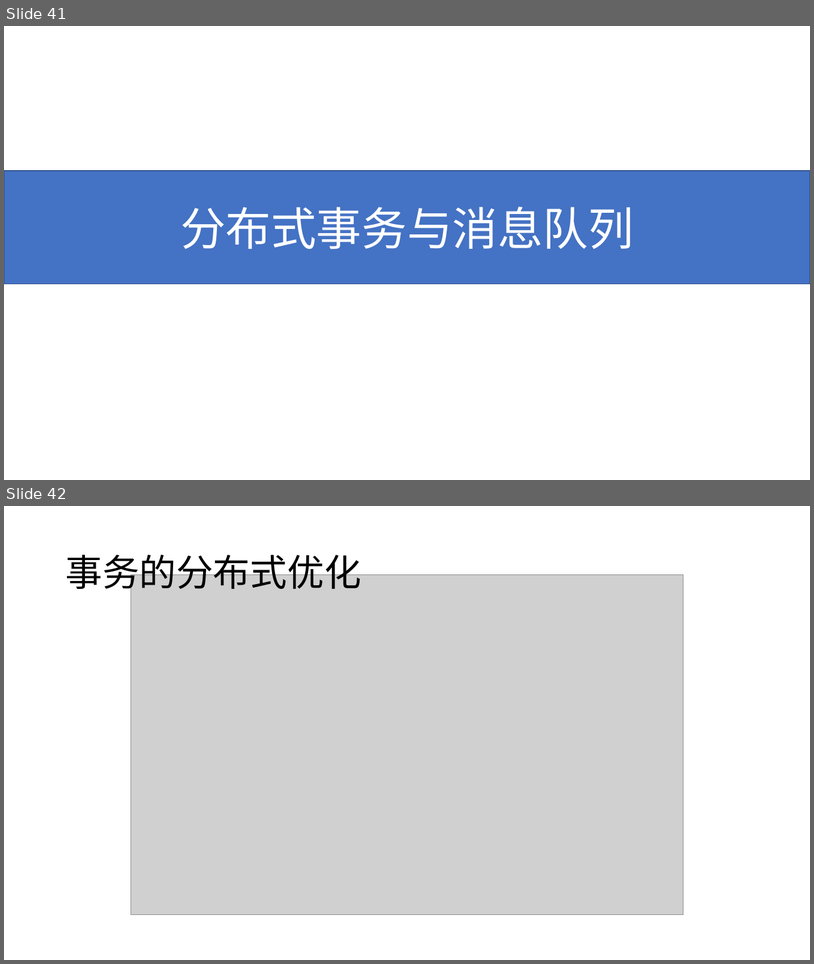
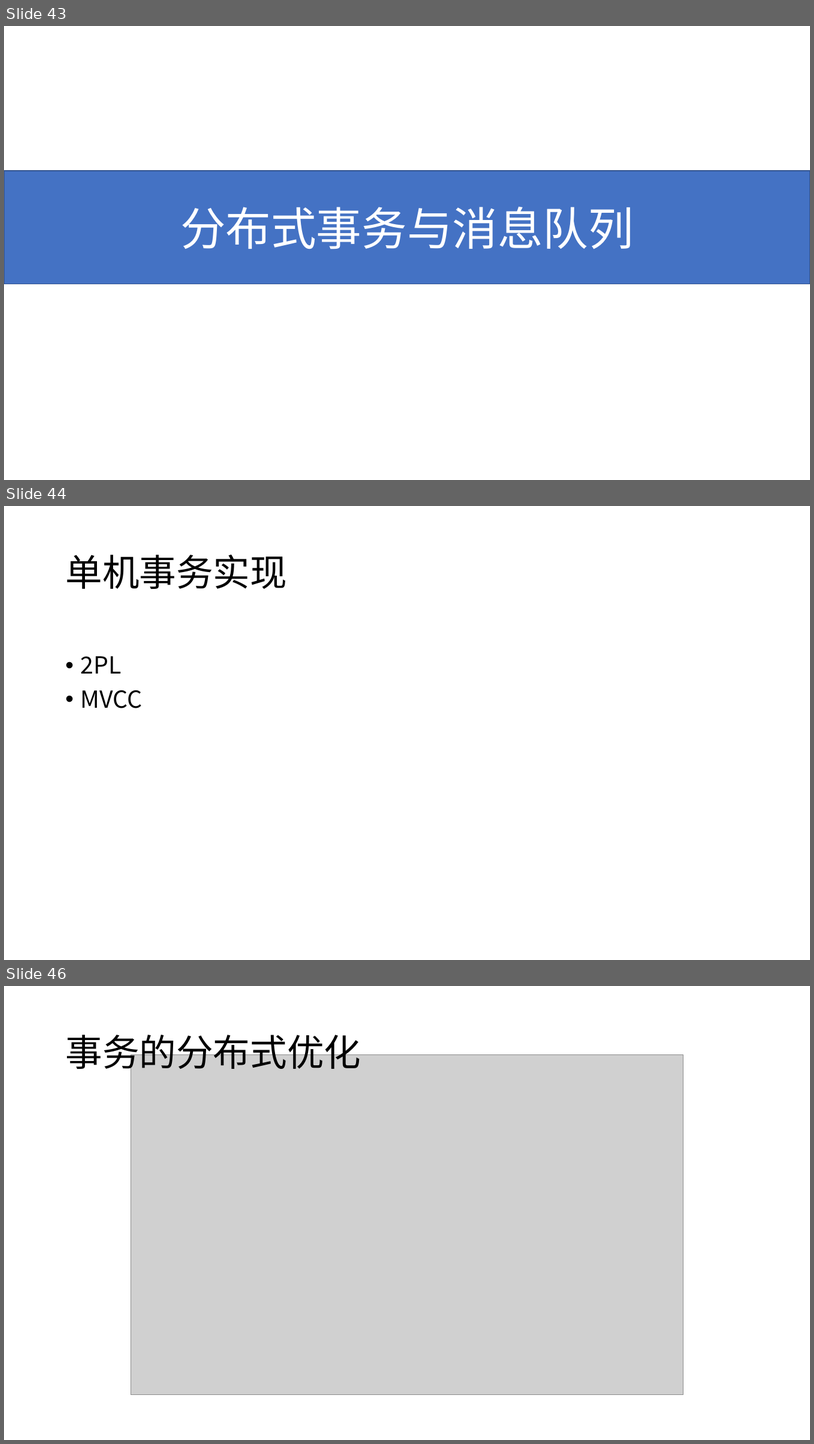
Before and after one commit to xiaozhiliaoo/my-slides, a slide deck: 简单理解mq.pptx. Shown one above the other, each under a label of ours: slides 41 and 42 before the commit, slides 43, 44 and 46 after it; the slides between them are not shown. The pictures are 814x964 and 814x1444 pixels, drawn with LibreOffice and Linux fonts; fonts in the diff are those of the drawing; grey boxes stand for pictures. Boxes give left, top, right and bottom in pixels: in the first picture for what was removed or moved away, otherwise in the second. Text is boxed around its words. In the diff, an @@ line names an element or a change of style, - is before the commit and + after.

```diff
--- a/简单理解mq.pptx
+++ b/简单理解mq.pptx
@@ slide 44 added at [4, 506, 810, 960], background #FFFFFF @@
@@ title added at [65, 555, 287, 589], 44 pt, text #000000 @@
+单机事务实现
@@ text added at [81, 656, 143, 708], 28 pt, text #000000 @@
+• 2PL
+• MVCC
@@ what was slide 41 is now slide 43 @@
@@ what was slide 42 is now slide 46 @@
```
Also in this commit, not shown: 2 slides changed, 3 other slides added, 1 slide removed, 1 other file.
